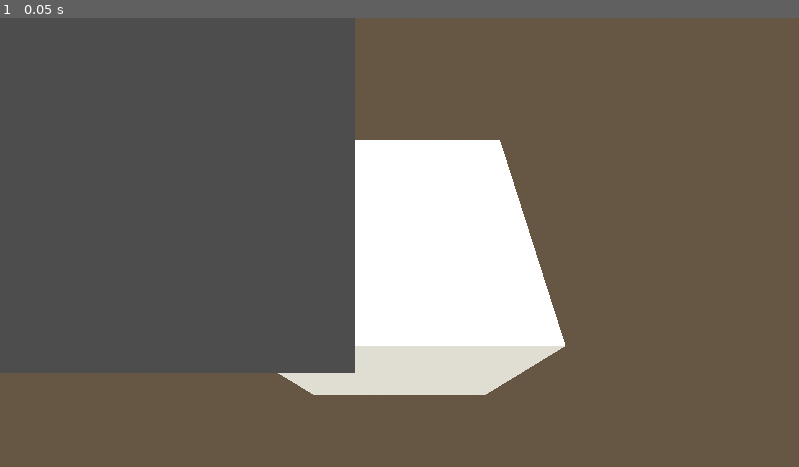
Above: before the commit, frame 1.
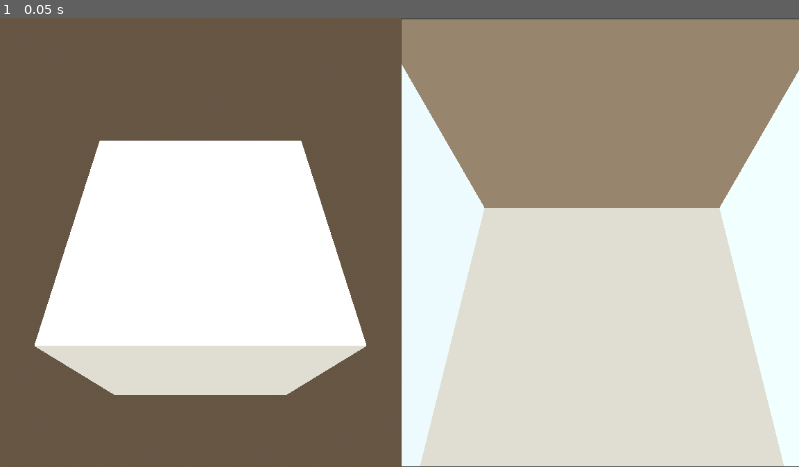
Above: after the commit, the same moment.

Repository: Techno3d/QuantumFinal
Game: Godot game, scene res://schrodingercat.tscn
Two runs of this game, one before a commit and one after it. Both use one fixed random seed, a clock stepped at 60 frames per second and the inputs below. This scene is started directly instead of the project's main scene.
Inputs:
- Up to frame 1 (0.05 s): no input

The runs differ from the first frame. In frame 1, 78% of the frame differs, in the area x 0-100%, y 0-100%.

Commit message:
Spiltscreen Works

Diff:
--- a/copeschrodingercat.tscn
+++ /dev/null
@@ -1,3 +0,0 @@
-[gd_scene format=3 uid="uid://w87qi32v3mra"]
-
-[node name="Node3D" type="Node3D"]
--- a/schrodingercat.tscn
+++ b/schrodingercat.tscn
@@ -27,7 +27,7 @@
 
 [node name="Node3D" type="Node3D"]
 
-[node name="Control" type="Control" parent="."]
+[node name="Spiltscreen" type="Control" parent="."]
 layout_mode = 3
 anchors_preset = 15
 anchor_right = 1.0
@@ -35,36 +35,45 @@
 grow_horizontal = 2
 grow_vertical = 2
 
-[node name="Agent Container" type="SubViewportContainer" parent="Control"]
+[node name="Agent Container" type="SubViewportContainer" parent="Spiltscreen"]
 layout_mode = 1
 anchors_preset = -1
 anchor_right = 0.5
 anchor_bottom = 1.0
-offset_right = -64.0
+offset_right = 2.0
 grow_vertical = 2
+stretch = true
 
-[node name="SubViewport" type="SubViewport" parent="Control/Agent Container"]
+[node name="SubViewport" type="SubViewport" parent="Spiltscreen/Agent Container"]
+handle_input_locally = false
+size = Vector2i(578, 648)
+render_target_update_mode = 4
 
-[node name="Cat Container" type="SubViewportContainer" parent="Control"]
+[node name="Agent Camera" type="Camera3D" parent="Spiltscreen/Agent Container/SubViewport"]
+transform = Transform3D(-4.37114e-08, -0.819152, 0.573576, 0, 0.573576, 0.819152, -1, 3.58063e-08, -2.50718e-08, 1.5, 3.8, 0)
+current = true
+
+[node name="Cat Container" type="SubViewportContainer" parent="Spiltscreen"]
 layout_mode = 1
 anchors_preset = -1
 anchor_left = 0.5
 anchor_right = 1.0
 anchor_bottom = 1.0
-offset_left = -576.0
-offset_right = -1112.0
-offset_bottom = -608.0
+offset_left = 3.0
+offset_top = 2.0
+offset_right = 5.0
+offset_bottom = -1.0
 grow_horizontal = 2
 grow_vertical = 2
+stretch = true
 
-[node name="SubViewport" type="SubViewport" parent="Control/Cat Container"]
+[node name="SubViewport" type="SubViewport" parent="Spiltscreen/Cat Container"]
+handle_input_locally = false
+size = Vector2i(578, 645)
+render_target_update_mode = 4
 
-[node name="Agent Camera" type="Camera3D" parent="."]
-transform = Transform3D(-4.37114e-08, -0.819152, 0.573576, 0, 0.573576, 0.819152, -1, 3.58063e-08, -2.50718e-08, 1.5, 3.8, 0)
-current = true
-
-[node name="Cat Camera" type="Camera3D" parent="."]
-transform = Transform3D(1, 0, 0, 0, 0.866025, -0.5, 0, 0.5, 0.866025, 0, 0.5, 0.5)
+[node name="Cat Camera" type="Camera3D" parent="Spiltscreen/Cat Container/SubViewport"]
+transform = Transform3D(-4.37114e-08, 0.5, 0.866025, 0, 0.866025, -0.5, -1, -2.18557e-08, -3.78552e-08, 1, 0.5, 0)
 
 [node name="WorldEnvironment" type="WorldEnvironment" parent="."]
 environment = SubResource("Environment_usvoc")
